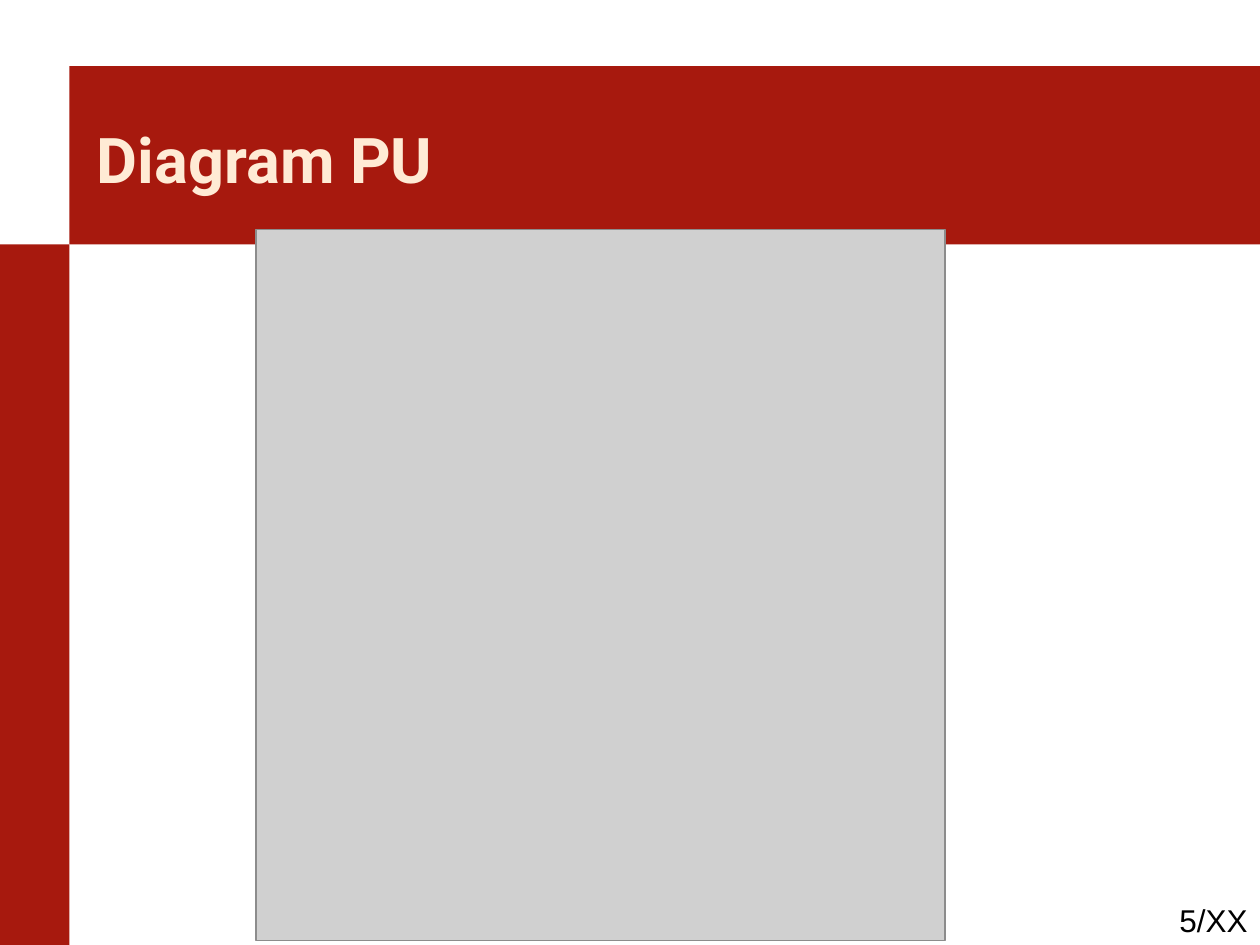
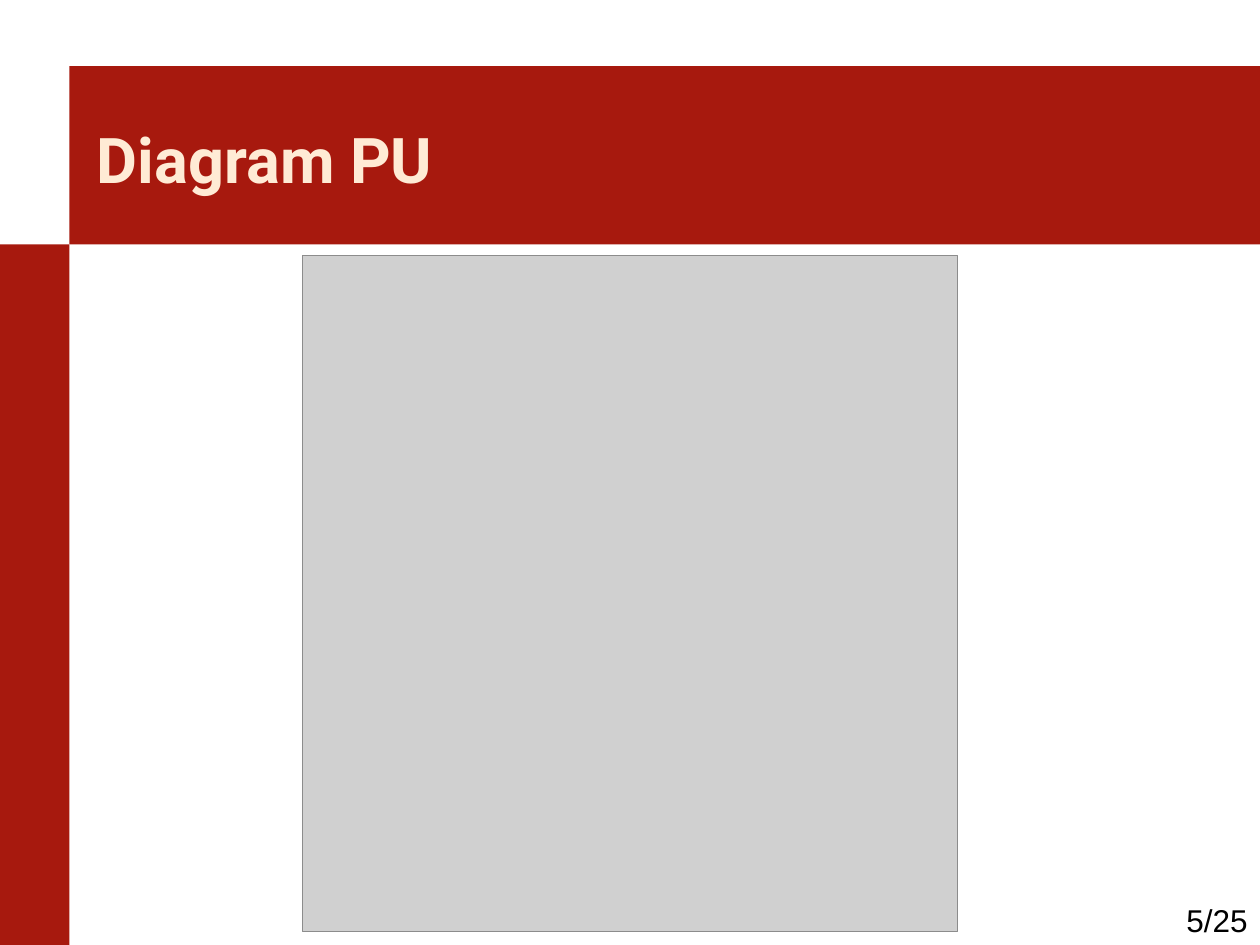
Before and after one commit to kaczanmo/projekt_bd_2013, a slide deck: slide 5 of prezentacja_2/prezentacja_2.ppt. Drawn at 1260x945 pixels with LibreOffice and Linux fonts; fonts in the diff are those of the drawing; grey boxes stand for pictures; background and template pictures are left out. Boxes give left, top, right and bottom in pixels: in the first picture for what was removed or moved away, otherwise in the second. Text is boxed around its words. In the diff, an @@ line names an element or a change of style, - is before the commit and + after.

```diff
--- a/prezentacja_2/prezentacja_2.ppt
+++ b/prezentacja_2/prezentacja_2.ppt
@@ picture: place and size @@
-picture at bbox=[256, 229, 945, 940]
+picture at bbox=[302, 256, 958, 932]
@@ page number at bbox=[1186, 909, 1247, 933]: text changed @@
-5/XX
+5/25
```
Also in this commit, not shown: 3 other slides changed, 3 slides added, 1 slide removed, 5 other files.
